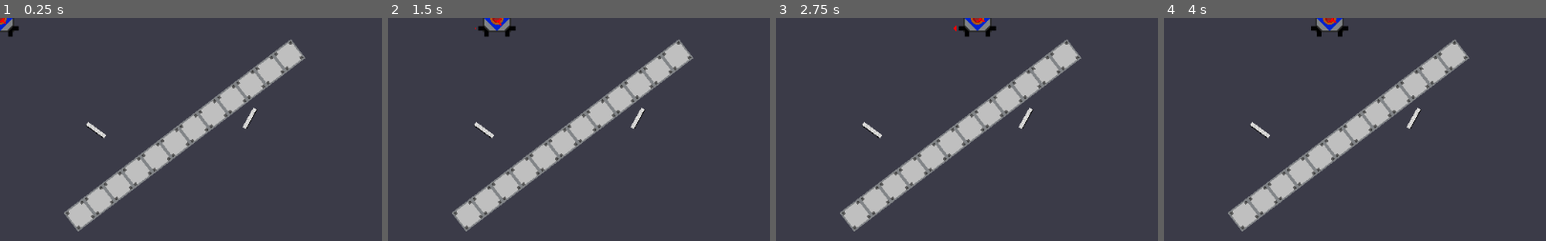
Above: before the commit, frames 1-4 (left to right).
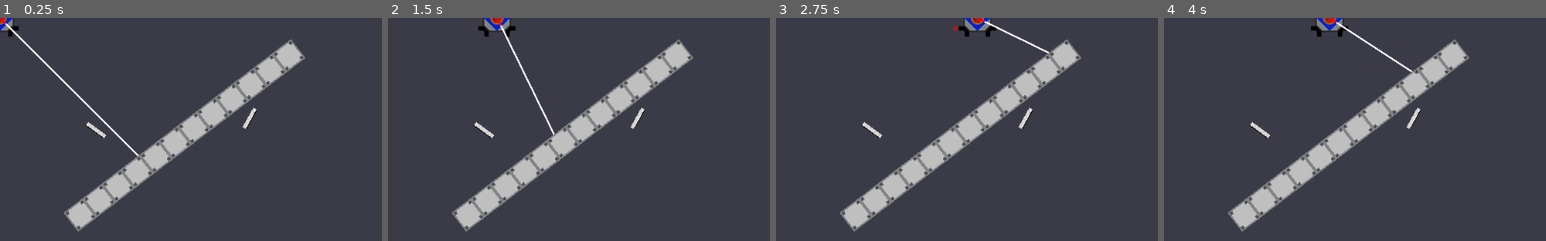
Above: after the commit, the same moments.

Repository: Call-Me-Sir/Calan-Game2021
Game: Godot game, scene res://Level 1.tscn
Two runs of this game, one before a commit and one after it. Both use one fixed random seed, a clock stepped at 60 frames per second and the inputs below.
Inputs (mouse positions are % of the whole screen's width and height, from its top left):
- Up to frame 1 (0.25 s): no input
- Up to frame 2 (1.5 s): tap Enter at 0.5 s; move the mouse to (72, 45) at 0.52 s; hold D (ui_right) 0.53-1.28 s; move the mouse to (30, 55) at 1.27 s; hold Ctrl (slowdown) from 1.28 s (still down)
- Up to frame 3 (2.75 s): tap Space at 2 s; move the mouse to (60, 28) at 2.02 s; release Ctrl (slowdown) at 2.03 s; hold D (ui_right) from 2.03 s (still down)
- Up to frame 4 (4 s): move the mouse to (45, 70) at 2.77 s; release D (ui_right) at 2.78 s; hold Shift (speedup) 2.78-3.53 s; tap Enter at 3.5 s; move the mouse to (80, 65) at 3.52 s; hold A (ui_left) from 3.53 s (still down)
The pictures show only the part of the screen within x 0-50%, y 0-50%; the shares and areas given below are measured in that part.

The runs differ from the first frame. In frame 1, 0.4% of the frame differs, in the area x 1-37%, y 2-62%; in frame 2, 0.3%; in frame 3, 0.2%; in frame 4, 0.3%.
Error after the commit: Invalid call. Nonexistent function 'set_emmiting' in base 'Particles2D'. (res://Scripts/Playerspaceshipkinematic.gd:87)

Commit message:
Added laser beam & particles

Diff:
--- a/RayArray/Playerspaceshipkinematic.tscn
+++ b/RayArray/Playerspaceshipkinematic.tscn
@@ -10,26 +10,46 @@
 [ext_resource path="res://Imported resources/Player space ship Thrust animations/l0_sprite_04.png" type="Texture" id=8]
 [ext_resource path="res://Imported resources/Player space ship Thrust animations/l0_sprite_05.png" type="Texture" id=9]
 [ext_resource path="res://Imported resources/Player space ship Thrust animations/l0_sprite_06.png" type="Texture" id=10]
+[ext_resource path="res://Imported resources/Beam.png" type="Texture" id=11]
 
 [sub_resource type="RectangleShape2D" id=1]
 extents = Vector2( 25, 25 )
 
-[sub_resource type="SpriteFrames" id=2]
+[sub_resource type="Gradient" id=5]
+colors = PoolColorArray( 1, 0, 0, 1, 1, 0, 0, 0 )
+
+[sub_resource type="GradientTexture" id=6]
+gradient = SubResource( 5 )
+
+[sub_resource type="ParticlesMaterial" id=4]
+flag_disable_z = true
+spread = 90.0
+gravity = Vector3( 0, 0, 0 )
+initial_velocity = 100.0
+initial_velocity_random = 0.7
+orbit_velocity = 0.0
+orbit_velocity_random = 0.0
+color_ramp = SubResource( 6 )
+
+[sub_resource type="CanvasItemMaterial" id=2]
+blend_mode = 1
+
+[sub_resource type="SpriteFrames" id=3]
 animations = [ {
 "frames": [ ExtResource( 9 ) ],
 "loop": false,
 "name": "Full Right",
 "speed": 5.0
 }, {
+"frames": [ null, ExtResource( 5 ), ExtResource( 6 ), ExtResource( 7 ), ExtResource( 8 ) ],
+"loop": false,
+"name": "Thrust Right",
+"speed": 15.0
+}, {
 "frames": [ ExtResource( 10 ) ],
 "loop": true,
 "name": "Small Right",
 "speed": 5.0
-}, {
-"frames": [ null, ExtResource( 5 ), ExtResource( 6 ), ExtResource( 7 ), ExtResource( 8 ) ],
-"loop": false,
-"name": "Thrust Right",
-"speed": 15.0
 } ]
 
 [node name="Playerspaceshipkinematic" type="KinematicBody2D"]
@@ -48,10 +68,27 @@
 collision_mask = 2
 script = ExtResource( 4 )
 
+[node name="End" type="Position2D" parent="RayCast2D"]
+position = Vector2( 31, 0 )
+scale = Vector2( 0.5, 0.5 )
+
+[node name="EndParticles" type="Particles2D" parent="RayCast2D/End"]
+rotation = 3.14159
+process_material = SubResource( 4 )
+
 [node name="ContraptionSprite" type="Sprite" parent="RayCast2D"]
 texture = ExtResource( 3 )
 
+[node name="Beam" type="Sprite" parent="RayCast2D"]
+material = SubResource( 2 )
+scale = Vector2( 1, 0.05 )
+texture = ExtResource( 11 )
+centered = false
+offset = Vector2( 5.5, -12 )
+region_enabled = true
+region_rect = Rect2( 0, 0, 25.623, 24 )
+
 [node name="SpaceshipThrust" type="AnimatedSprite" parent="."]
-frames = SubResource( 2 )
+frames = SubResource( 3 )
 animation = "Small Right"
 playing = true
--- a/RayArray/Scripts/Playerspaceshipkinematic.gd
+++ b/RayArray/Scripts/Playerspaceshipkinematic.gd
@@ -11,7 +11,8 @@
 var max_ray_cast = 1000
 
 onready var _animated_sprite = $SpaceshipThrust
-
+onready var beam = $RayCast2D/Beam
+onready var beam_end = $RayCast2D/End
 onready var ray = $RayCast2D
 onready var new_ray = preload("res://ReflectorCast.tscn")
 var reflector_ray = null
@@ -53,21 +54,25 @@
 		# If there's no input, slow down to (0, 0)
 		velocity = velocity.linear_interpolate(Vector2.ZERO, friction)
 	velocity = move_and_slide(velocity)
-	rotate_ray(delta)
+	ray_and_beam(delta)
 	check_ray_collision()
 
-func rotate_ray(delta):
+func ray_and_beam(delta):
 	var mouse_position = get_local_mouse_position()
 	ray.cast_to = mouse_position.normalized() * max_ray_cast
 	$RayCast2D/ContraptionSprite.rotation = mouse_position.angle()
+	beam.rotation = ray.cast_to.angle()
+	beam.region_rect.end.x = beam_end.position.length()
 
 func check_ray_collision():
 	if ray.is_colliding():
 		var new_ray_position = ray.get_collision_point()
 		var new_ray_angle = ray.get_collision_normal()
 		var optic_device = ray.get_collider_shape()
+		beam_end.global_position = ray.get_collision_point()
 		print(optic_device)
 		if ray.get_collider().is_in_group("Mirror"):
+			$RayCast2D/End/EndParticles.set_emmiting(false)
 			if reflector_ray == null :
 				reflector_ray = new_ray.instance()
 				reflector_ray.global_position = new_ray_position
@@ -79,9 +84,16 @@
 				reflector_ray.cast_to = r
 				#reflector_ray.rotation = ray.get_collision_normal() - ray.get_parent().rotation
 		else:
+			$RayCast2D/End/EndParticles.set_emmiting(true)
 			if reflector_ray != null:
 				reflector_ray.queue_free()
 				reflector_ray = null
+	else:
+		beam_end.global_position = ray.cast_to
+		if reflector_ray != null:
+			reflector_ray.queue_free()
+			reflector_ray = null
+
 
 
 
Binary file added: RayArray/Imported resources/Beam.png
Not shown, added: RayArray/Imported resources/Beam.png.import
Not shown: 1 places in RayArray/Playerspaceshipkinematic.tscn that only renumber resources
